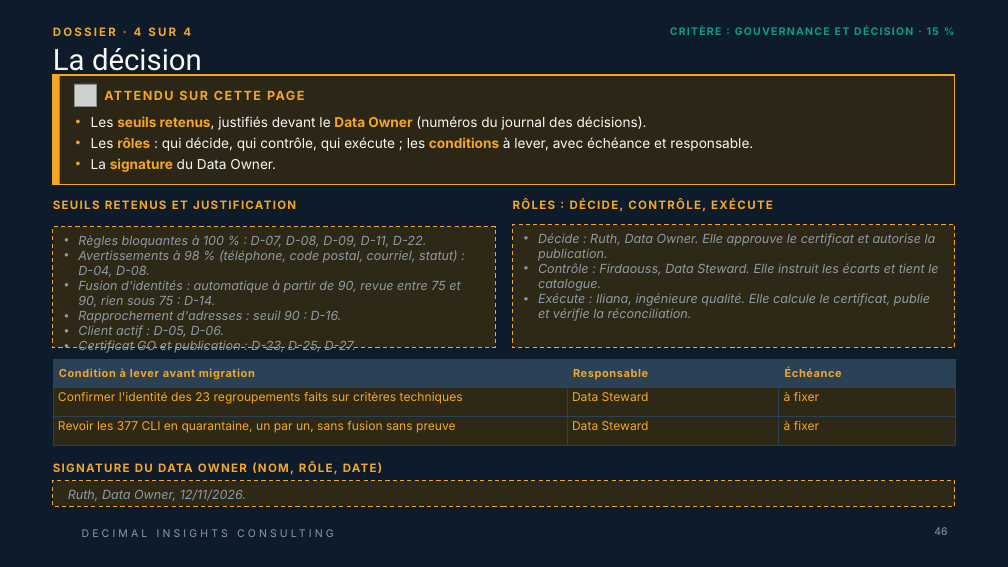
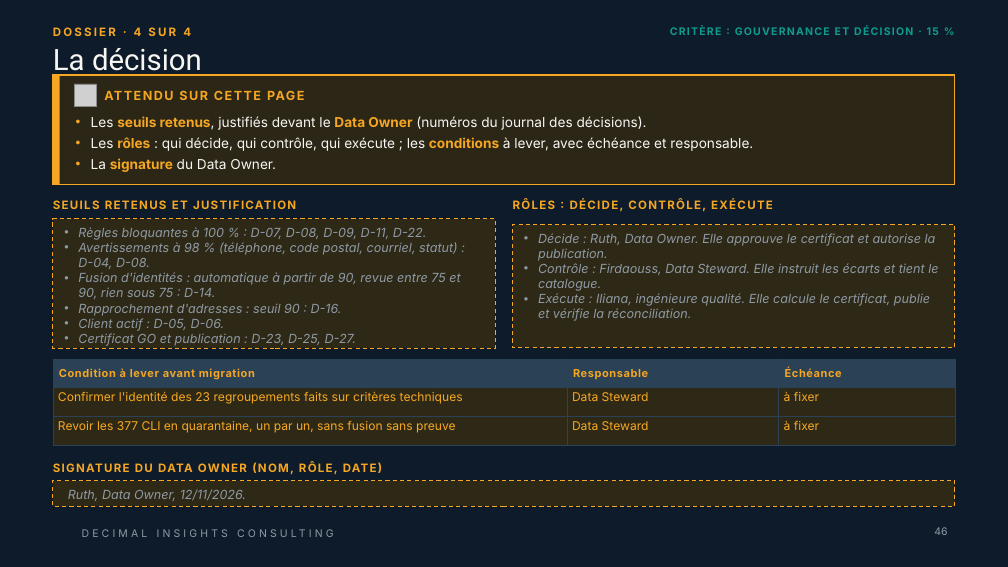
Before and after one commit to ruthabebeneg/td-qualite-g02, a slide deck: slide 46 of livrables/Livrable_Groupe_TD_AssurConnect.pptx. Drawn at 1008x567 pixels with LibreOffice and Linux fonts; fonts in the diff are those of the drawing; grey boxes stand for pictures; background and template pictures are left out. Boxes give left, top, right and bottom in pixels: in the first picture for what was removed or moved away, otherwise in the second. Text is boxed around its words. In the diff, an @@ line names an element or a change of style, - is before the commit and + after.

```diff
--- a/livrables/Livrable_Groupe_TD_AssurConnect.pptx
+++ b/livrables/Livrable_Groupe_TD_AssurConnect.pptx
@@ rectangle "Règles bloquantes à 100 % ...": place and size @@
-rectangle "Règles bloquantes à 100 % ..." at (53,227,495,348)
+rectangle "Règles bloquantes à 100 % ..." at (53,219,495,348)
```
Also in this commit, not shown: 24 other slides changed.
